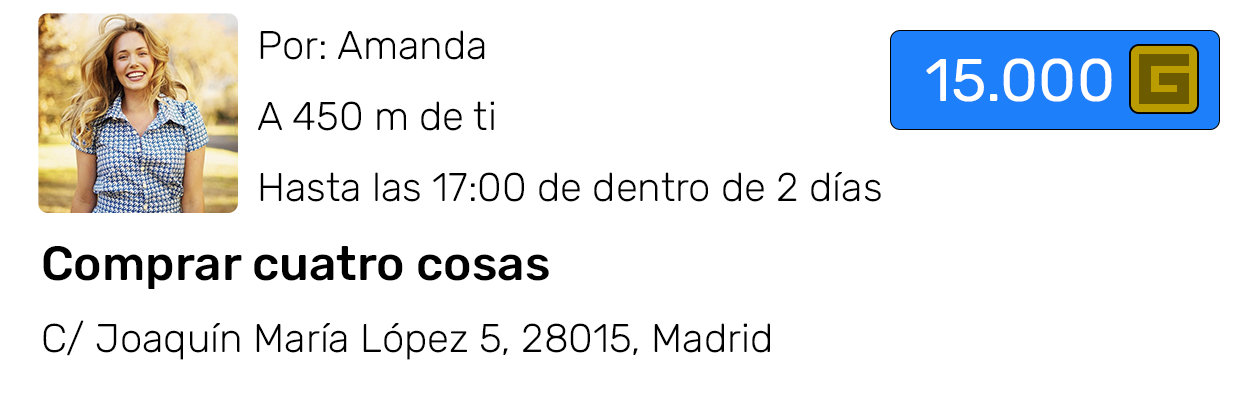
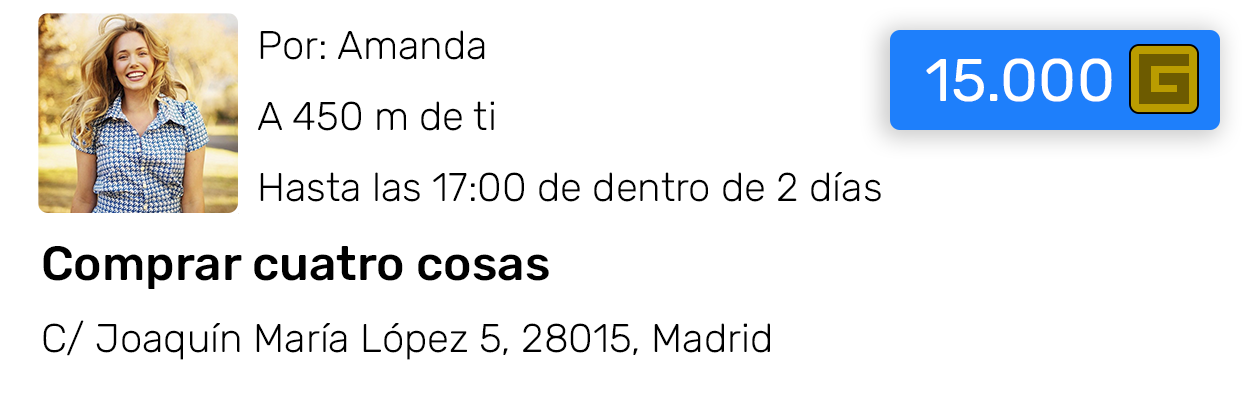
Layers edited between the first and the second 1250x400 image:
painted on "Precio" over box(890, 30, 1220, 130)
